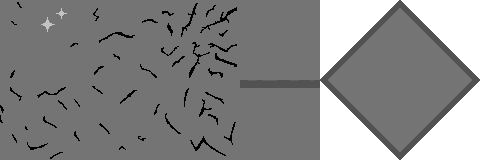
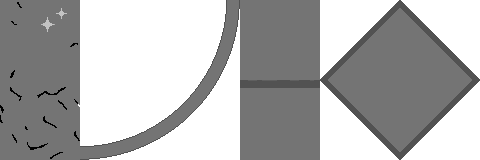
Layered file, before and after one edit (480 x 160). Changes by layer:
painted on "newFloorTileMap.png" over [78, 0, 240, 160]
